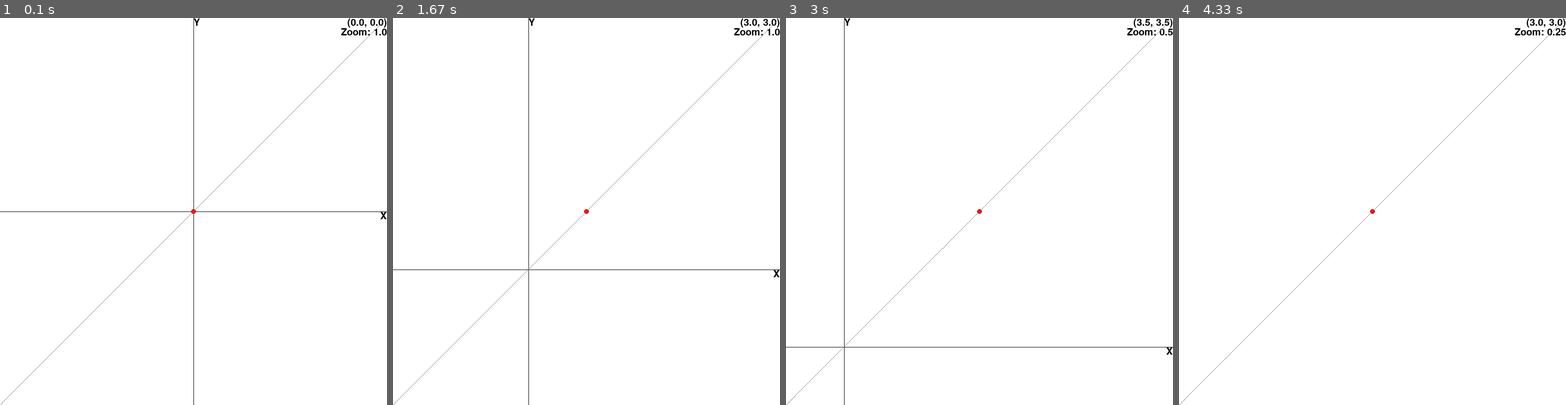
Above: before the commit, frames 1-4 (left to right).
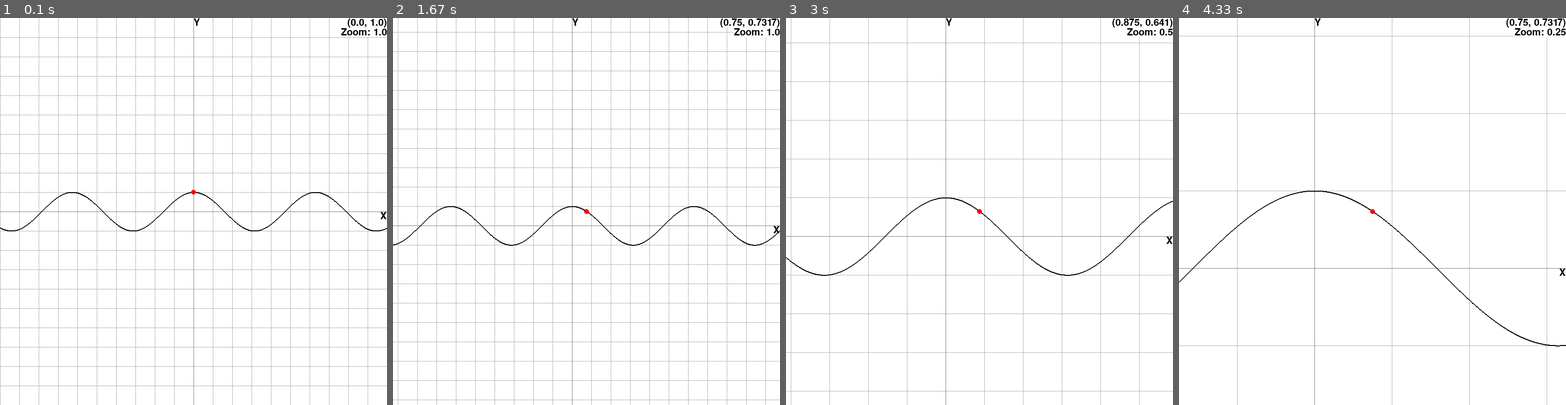
Above: after the commit, the same moments.

Repository: LogicMass621/python
Game: pygame game, started from graphing.py
Same seed, same stepped clock (60 frames per second), same inputs: the game is played once before the commit and once after it.
Inputs:
- Up to frame 1 (0.1 s): no input
- Up to frame 2 (1.67 s): hold R 0.33-0.8 s; hold D 0.33-0.8 s; hold = 0.83-1.3 s; hold D 0.83-1.3 s; hold Right 0.83-1.3 s; tap Space at 0.9, 1.2, 1.4 s; tap - at 0.98 s; hold D from 1.33 s (still down); hold Right from 1.33 s (still down)
- Up to frame 3 (3 s): tap Space at 1.7, 1.9, 2.23, 2.53, 2.73 s; release D at 1.8 s; release Right at 1.8 s; hold W 1.83-2.13 s; hold D 2.17-2.63 s; hold Right 2.17-2.63 s; tap - at 2.32 s; hold A from 2.67 s (still down); hold Left from 2.67 s (still down)
- Up to frame 4 (4.33 s): tap Space at 3.03, 3.3, 3.63 s; release A at 3.2 s; release Left at 3.2 s; hold S 3.23-3.53 s; hold A 3.57-3.97 s; hold Left 3.57-3.97 s; tap - at 3.72 s

The runs differ from the first frame. In frame 1, 5.2% of the frame differs, in the area x 0-100%, y 0-100%; in frame 2, 5.7%; in frame 3, 3.3%; in frame 4, 1.8%.

Commit message:
added grid lines

Diff:
--- a/graphing.py
+++ b/graphing.py
@@ -1,18 +1,21 @@
 #!/usr/bin/python
 
-import pygame, math
+import pygame
+import math
 
 def compute_y(x):
-   return x
+    return math.cos(x)
 
 black = [0, 0, 0]
-red = [255, 0 ,0]
-gray = [127,127,127]
+red = [255, 0, 0]
+gray = [127, 127, 127]
 white = [255, 255, 255]
+lightGray = [180, 180, 180]
 
-graphColor = gray
-axisColor = black
+graphColor = black
+axisColor = gray
 traceColor = red
+gridColor = lightGray
 
 screenWidth = 800
 screenHeight = 800
@@ -28,7 +31,7 @@
 
 interval = 1 / sx
 moveIncrement = interval * 16
-traceIncrement = graphWidth/initialWidth
+traceIncrement = (graphWidth/initialWidth)/4
 zoomFactor = 2
 
 MinX = -graphWidth/2 + graphCenterX
@@ -48,10 +51,10 @@
 
 traceX = graphCenterX
 traceY = compute_y(traceX)
-coordinates = str((traceX,traceY))
-textPos = font.render(coordinates,True,black,white)
+coordinates = str((traceX, traceY))
+textPos = font.render(coordinates, True, black, white)
 
-def tran(x,y):
+def tran(x, y):
 
     # translate
     x = x - graphCenterX
@@ -65,7 +68,8 @@
     x = screenWidth/2 + x
     y = screenHeight/2 - y
 
-    return int(x),int(y)
+    return int(x), int(y)
+
 
 def render():
     global sx
@@ -74,14 +78,13 @@
     global traceIncrement
 
     screen.fill(white)
-
     sx = screenWidth / float(graphWidth)
     sy = screenHeight / float(graphHeight)
     textXWidth = textX.get_width() / sx
 
     interval = 1 / sx
     moveIncrement = interval * 16
-    traceIncrement = graphWidth/initialWidth
+    traceIncrement = (graphWidth/initialWidth)/4
 
     MinX = -graphWidth/2 + graphCenterX
     MaxX = graphWidth/2 + graphCenterX
@@ -89,31 +92,46 @@
     MaxY = graphHeight/2 + graphCenterY
 
     # x label
-    screen.blit(textX, tran(MaxX - textXWidth,0))
+    screen.blit(textX, tran(MaxX - textXWidth, 0))
     # y label
-    screen.blit(textY, tran(0,MaxY))
-    #trace mode - prints position
-    coordinates = str((round(traceX,4),round(traceY,4)))
-    textPos = font.render(coordinates,True,black,white)
+    screen.blit(textY, tran(0, MaxY))
+
+    # horizontal grid lines
+    gridY = round(MinY, 0)
+    while gridY < MaxY:
+        pygame.draw.line(screen, gridColor, tran(
+            MinX, gridY), tran(MaxX, gridY), 1)
+        gridY = gridY + 1
+
+    # vertical grid lines
+    gridX = round(MinX, 0)
+    while gridX < MaxX:
+        pygame.draw.line(screen, gridColor, tran(
+            gridX, MinY), tran(gridX, MaxY), 1)
+        gridX = gridX + 1
+
+    # x-axis
+    pygame.draw.line(screen, axisColor, tran(MinX, 0), tran(MaxX, 0), 1)
+    # y-axis
+    pygame.draw.line(screen, axisColor, tran(0, MinY), tran(0, MaxY), 1)
+
+    # trace mode - prints position
+    coordinates = str((round(traceX, 4), round(traceY, 4)))
+    textPos = font.render(coordinates, True, black, white)
     textTraceWidth = textPos.get_width() / sx
     textTraceHeight = textPos.get_height() / sx
     textTrace = MaxX - textTraceWidth
-    screen.blit(textPos,tran(textTrace,MaxY))
-    #prints zoom amount
+    screen.blit(textPos, tran(textTrace, MaxY))
+    # prints zoom amount
     zoomAmount = graphWidth/initialWidth
-    textZoom = font.render('Zoom: '+str(round(zoomAmount,4)),True,black,white)
+    textZoom = font.render(
+        'Zoom: '+str(round(zoomAmount, 4)), True, black, white)
     textZoomWidth = textZoom.get_width() / sx
     textZoomX = MaxX - textZoomWidth
     textZoomY = MaxY - textTraceHeight
-    screen.blit(textZoom,tran(textZoomX,textZoomY))
+    screen.blit(textZoom, tran(textZoomX, textZoomY))
 
-    # x-axis
-    pygame.draw.line(screen,axisColor, tran(MinX,0), tran(MaxX,0),1)
-    # y-axis
-    pygame.draw.line(screen,axisColor, tran(0,MinY),tran(0,MaxY),1)
-
-    pygame.draw.circle(screen,traceColor,tran(traceX,traceY),5)
-
+    # draw function
     x = MinX
     y = compute_y(x)
     x2 = x
@@ -121,29 +139,33 @@
 
     while x < MaxX:
         y = compute_y(x)
-        pygame.draw.line(screen,graphColor, tran(x2,y2) , tran(x,y) ,1)
+        pygame.draw.line(screen, graphColor, tran(x2, y2), tran(x, y), 2)
         x2 = x
         y2 = y
         x = x + interval
 
+    # trace circle
+    pygame.draw.circle(screen, traceColor, tran(traceX, traceY), 5)
+
     pygame.display.update()
 
+
 running = True
-pygame.key.set_repeat(75,50)
+pygame.key.set_repeat(75, 50)
 while running:
-    event = pygame.event.wait();
-    #print('event',event)
+    event = pygame.event.wait()
+    # print('event',event)
     if event.type == pygame.QUIT:
         running = False
     elif event.type == pygame.KEYDOWN:
         if event.key == pygame.K_s:
+            graphCenterY = graphCenterY - moveIncrement
+        if event.key == pygame.K_w:
             graphCenterY = graphCenterY + moveIncrement
-        if event.key == pygame.K_w:
-           graphCenterY = graphCenterY - moveIncrement
         if event.key == pygame.K_a:
+            graphCenterX = graphCenterX - moveIncrement
+        if event.key == pygame.K_d:
             graphCenterX = graphCenterX + moveIncrement
-        if event.key == pygame.K_d:
-            graphCenterX = graphCenterX - moveIncrement
         if event.key == pygame.K_EQUALS:
             graphWidth = graphWidth * zoomFactor
             graphHeight = graphHeight * zoomFactor
@@ -160,10 +182,10 @@
             graphCenterX = traceX
             graphCenterY = traceY
         if event.key == pygame.K_r:
-           graphWidth = initialWidth
-           graphHeight = initialHeight
-           graphCenterX = graphCenterY = 0
-           traceX = 0
-           traceY = compute_y(0)
+            graphWidth = initialWidth
+            graphHeight = initialHeight
+            graphCenterX = graphCenterY = 0
+            traceX = 0
+            traceY = compute_y(0)
 
     render()
